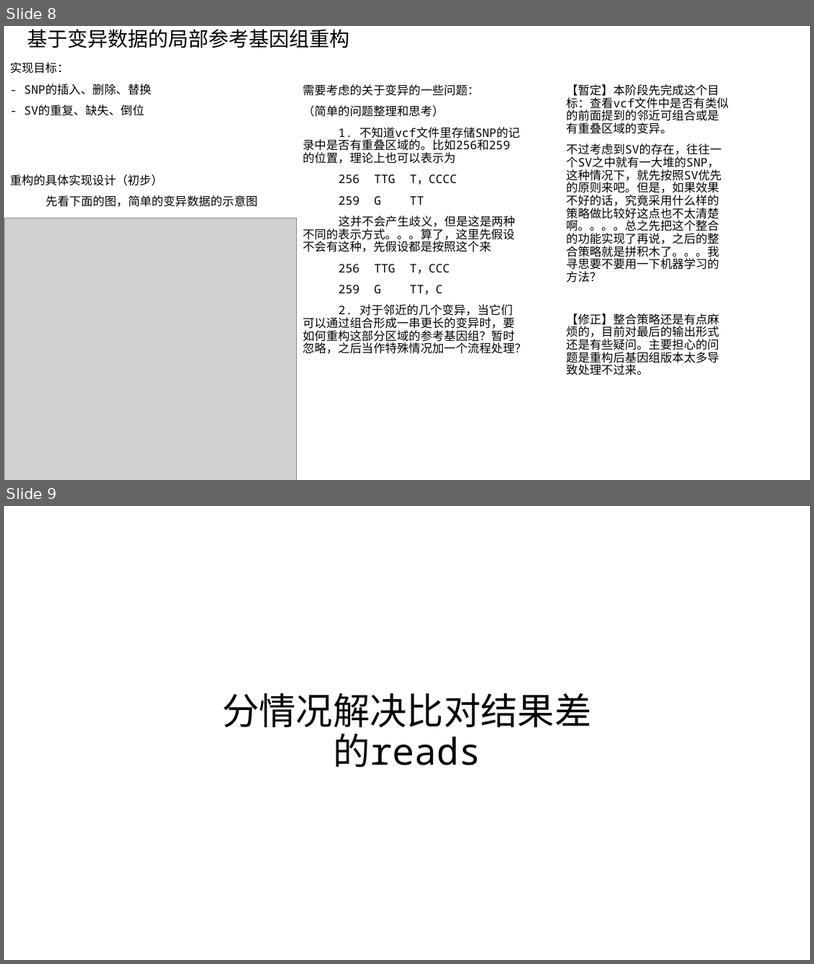
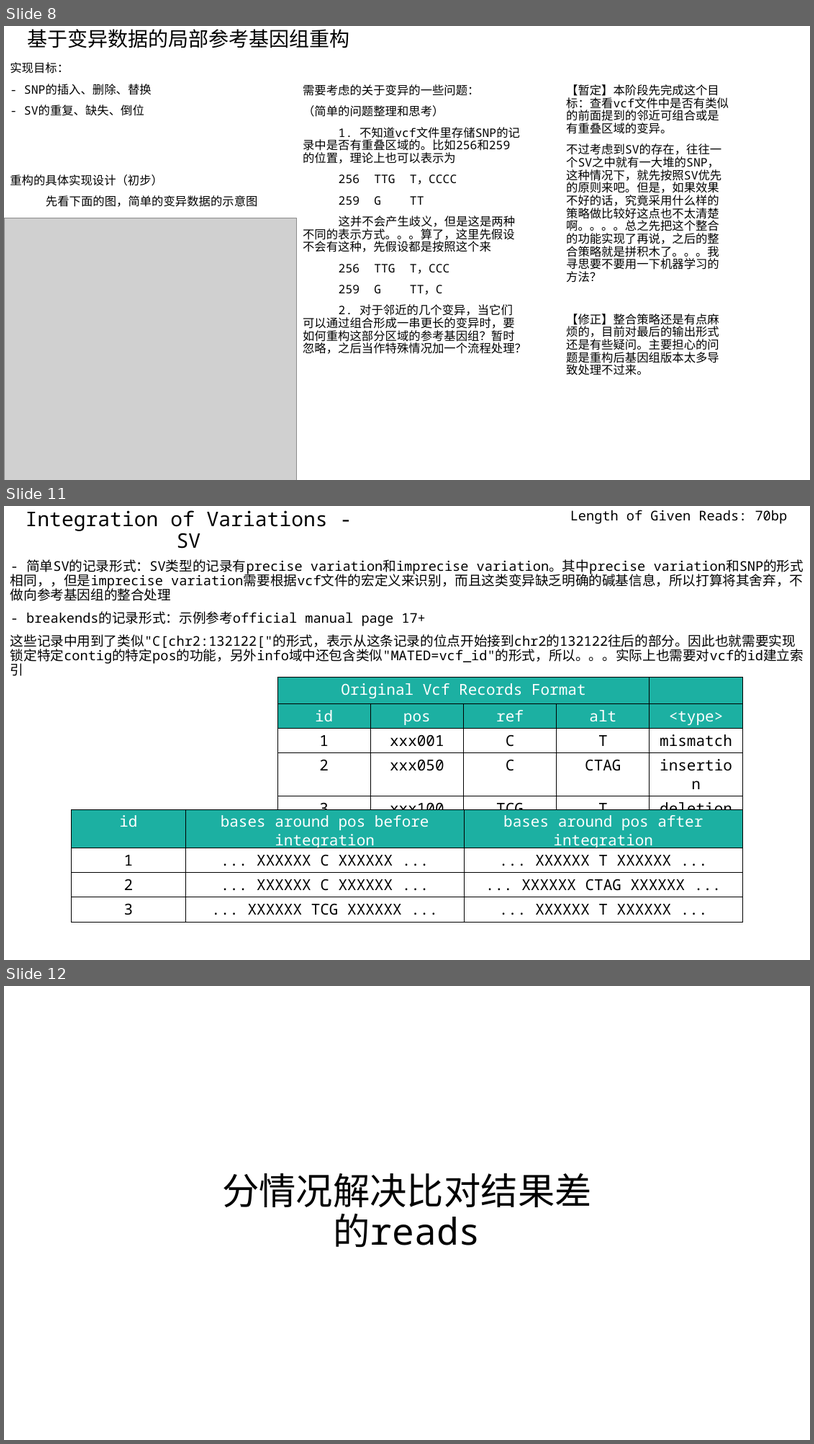
Before and after one commit to AtoshDustosh/thesis-project, a slide deck: THE_project/design/project design.pptx. Shown one above the other, each under a label of ours: slides 8 and 9 before the commit, slides 8, 11 and 12 after it; the slides between them are not shown. The pictures are 814x964 and 814x1444 pixels, drawn with LibreOffice and Linux fonts; fonts in the diff are those of the drawing; grey boxes stand for pictures. Boxes give left, top, right and bottom in pixels: in the first picture for what was removed or moved away, otherwise in the second. Text is boxed around its words. In the diff, an @@ line names an element or a change of style, - is before the commit and + after.

```diff
--- a/THE_project/design/project design.pptx
+++ b/THE_project/design/project design.pptx
@@ slide 11 added at bbox=[4, 506, 810, 960], background #FFFFFF @@
@@ subtitle added at bbox=[26, 510, 328, 548], 24 pt, text #000000 @@
+Integration of Variations - SV
@@ text added at bbox=[571, 510, 788, 524], 16 pt, text #000000 @@
+Length of Given Reads: 70bp
@@ text added at bbox=[10, 559, 804, 664], 16 pt, text #000000 @@
+- 简单SV的记录形式：SV类型的记录有precise variation和imprecise variation。其中precise variation和SNP的形式相同，，但是imprecise variation需要根据vcf文件的宏定义来识别，而且这类变异缺乏明确的碱基信息，所以打算将其舍弃，不做向参考基因组的整合处理
+- breakends的记录形式：示例参考official manual page 17+
+这些记录中用到了类似"C[chr2:132122["的形式，表示从这条记录的位点开始接到chr2的132122往后的部分。因此也就需要实现锁定特定contig的特定pos的功能，另外info域中还包含类似"MATED=vcf_id"的形式，所以。。。实际上也需要对vcf的id建立索引
@@ table added at bbox=[278, 677, 743, 918], 5 rows, 5 columns @@
+Original Vcf Records Format |  |  |  | 
+id | pos | ref | alt | <type>
+1 | xxx001 | C | T | mismatch
+2 | xxx050 | C | CTAG | insertion
+3 | xxx100 | TCG | T | deletion
@@ table added at bbox=[71, 809, 743, 921], 4 rows, 3 columns @@
+id | bases around pos before integration | bases around pos after integration
+1 | ... XXXXXX C XXXXXX ... | ... XXXXXX T XXXXXX ...
+2 | ... XXXXXX C XXXXXX ... | ... XXXXXX CTAG XXXXXX ...
+3 | ... XXXXXX TCG XXXXXX ... | ... XXXXXX T XXXXXX ...
@@ what was slide 9 is now slide 12 @@
```
Also in this commit, not shown: 2 other slides added, 14 other files.
